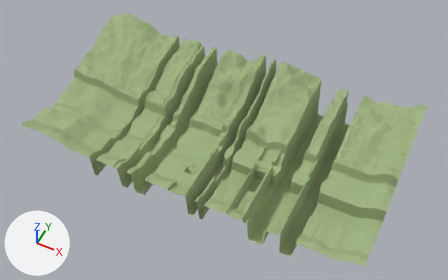
The Blender file assets/blender/environments/valley_terrain.blend: old version first, new version second.
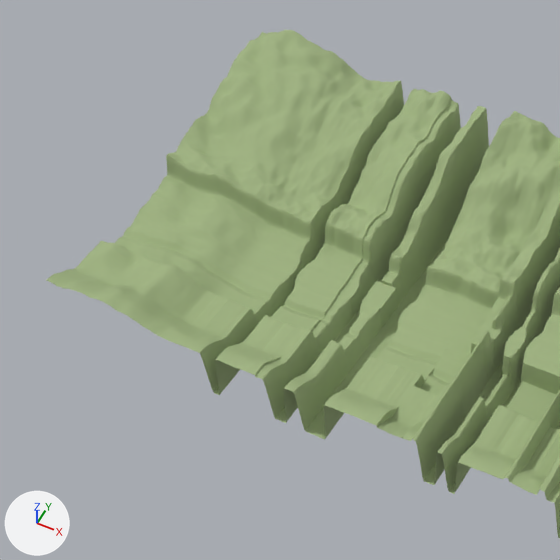
Each version appears first whole from a camera (50 mm lens) standing at (305.0, -362.0, 476.0) and looking at (118.0, 12.0, 10.0), and next in a close-up on the part from 0% to 56% of the width and 0% to 89% of the height. Every picture has the same lights, and +X, +Y and +Z are marked at lower left. The first two pictures are the older version.

Names of what the first close-up shows: 'valley_terrain'.
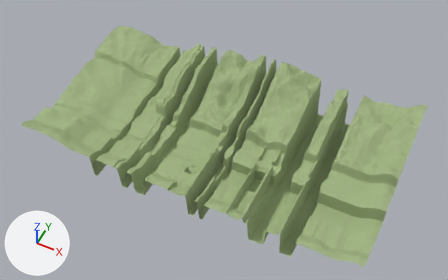
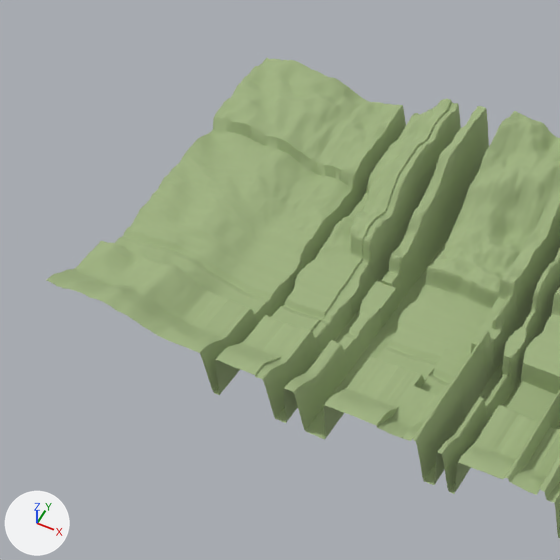
The change, as a list of edits to the scene's bpy script:
```text
Change me_valley_terrain:
    where me_valley_terrain.from_pydata(...)  # 132778 vertices, 131908 faces; spans x -70.0..290.0, y -70.0..110.0, z -13.0..52.0
    used by ob_valley_terrain; location = (0.0, 0.0, 0.0)
    me_valley_terrain part 1: 8336 of 132778 vertices moved; they spanned x -70.0..42.0, y 18.0..110.0, z -11.0..44.0 and now span x -70.0..42.0, y 18.0..110.0, z -12.0..32.0; mean shift (0.0, 0.0, -10.0); largest move (-52.0, 106.0, 43.0) -> (-52.0, 106.0, 23.0)
```

Pixel boxes [x1, y1, x2, y2] of what changed, in the close-ups (560 x 560 px; the box of a moved part takes in the faces that stretch with it):
'valley_terrain', reshaped: before [46, 30, 560, 538]; after [46, 58, 560, 538]
part 1 of me_valley_terrain, moved or reshaped: before [166, 30, 456, 257]; after [168, 58, 457, 257]
